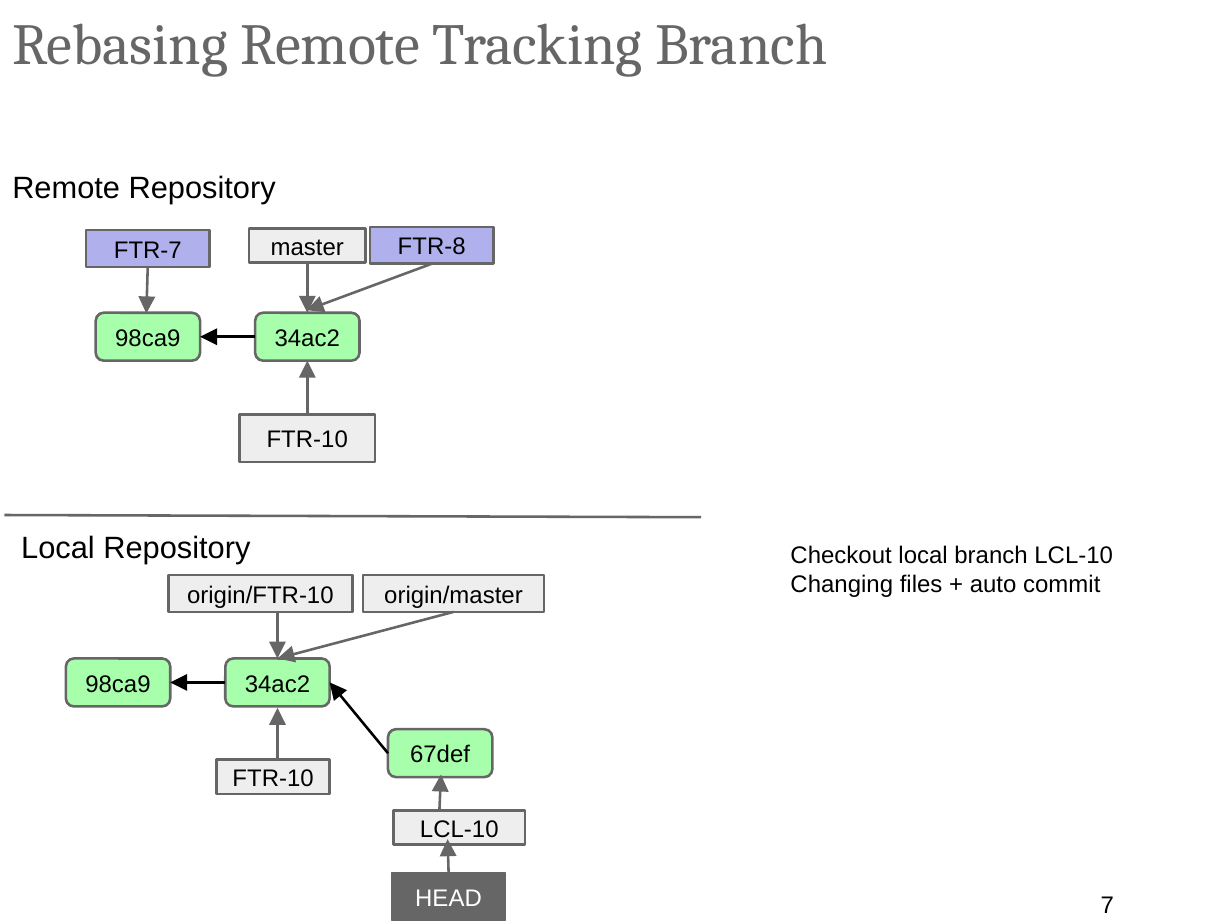
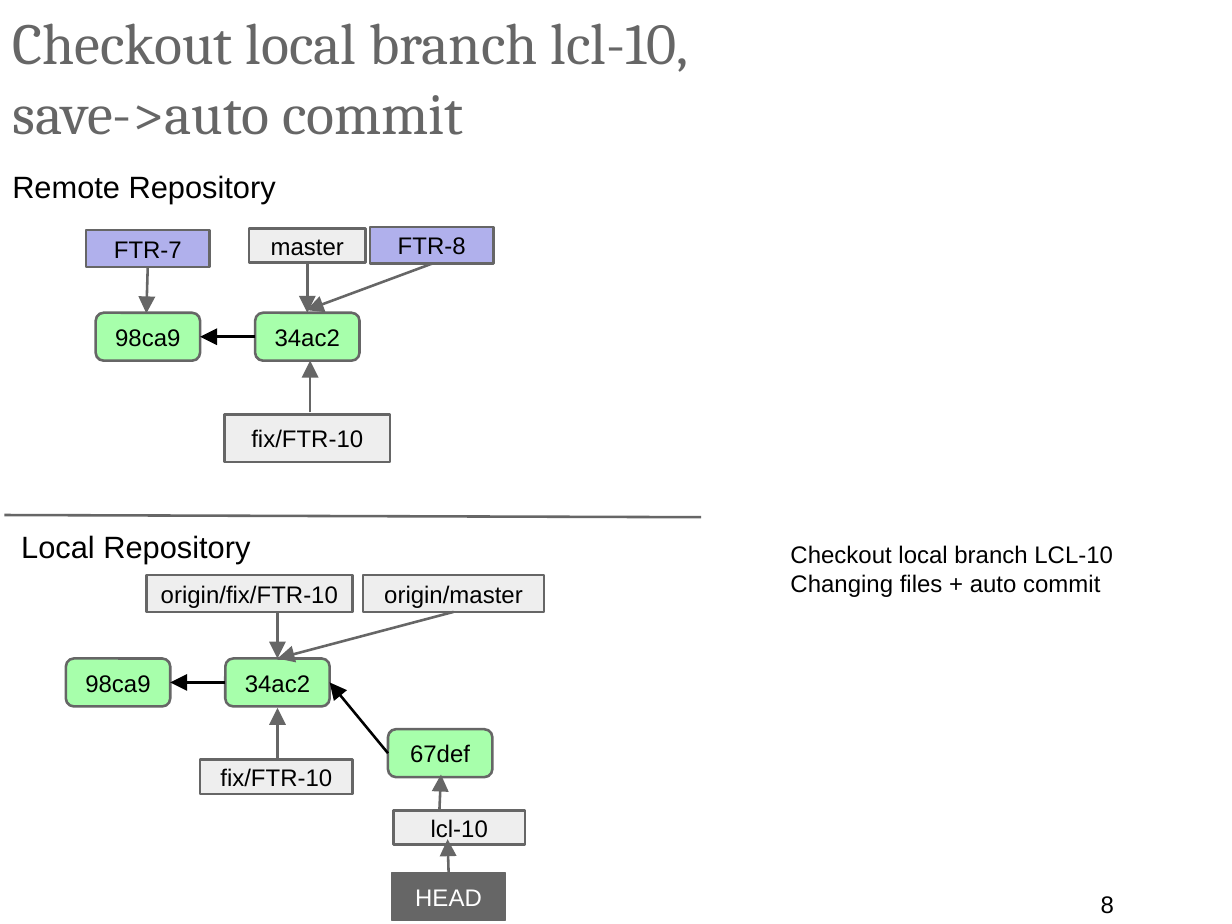
Before and after one commit to ilyaro/mysite, a slide deck: slide 8 of WorkStuff/Courses/Git/Git_Gitlab_Best_Practices/Git_Gitlab_BestPractices.pptx (slide 7 before the commit). Drawn at 1232x924 pixels with LibreOffice and Linux fonts; fonts in the diff are those of the drawing. Boxes give left, top, right and bottom in pixels: in the first picture for what was removed or moved away, otherwise in the second. Text is boxed around its words. In the diff, an @@ line names an element or a change of style, - is before the commit and + after.

```diff
--- a/WorkStuff/Courses/Git/Git_Gitlab_Best_Practices/Git_Gitlab_BestPractices.pptx
+++ b/WorkStuff/Courses/Git/Git_Gitlab_Best_Practices/Git_Gitlab_BestPractices.pptx
@@ title at (12,23,689,135): text changed @@
-Rebasing Remote Tracking Branch
+Checkout local branch lcl-10,
+save->auto commit
@@ arrow moved from (307, 414) - (307, 361) to (310, 413) - (310, 361) @@
@@ rectangle "fix/FTR-10": place and size @@
-rectangle "fix/FTR-10" at (239,414,375,462)
+rectangle "fix/FTR-10" at (224,414,389,462)
@@ text in rectangle at (251,429,363,448): text changed @@
-FTR-10
+fix/FTR-10
@@ rectangle "origin/fix/FTR-10": place and size @@
-rectangle "origin/fix/FTR-10" at (169,575,354,612)
+rectangle "origin/fix/FTR-10" at (147,575,352,612)
@@ text in rectangle at (161,585,338,608): text changed @@
-origin/FTR-10
+origin/fix/FTR-10
@@ rectangle "fix/FTR-10": place and size @@
-rectangle "fix/FTR-10" at (217,760,330,795)
+rectangle "fix/FTR-10" at (200,760,352,795)
@@ text in rectangle at (220,768,332,787): text changed @@
-FTR-10
+fix/FTR-10
@@ text in rectangle at (431,819,488,842): text changed @@
-LCL-10
+lcl-10
@@ page number at (1101,896,1114,914): text changed @@
-7
+8
```
Also in this commit, not shown: 16 other slides changed, 1 slide added.
